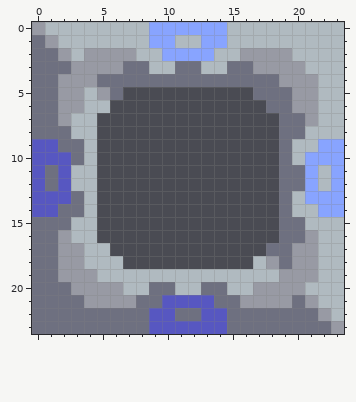
Two states of a pixel-art sprite, core/assets-raw/sprites/blocks/drills/oil-extractor.png. The picture above is the old version.
The file is 24x24 pixels.
After the commit:
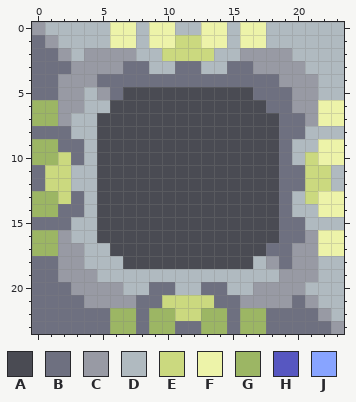
Palette (. is transparent): A #4a4b53  B #6e7080  C #989aa4  D #b0bac0  E #cbd97f  F #edf3a9  G #9cb664  H #5757c1  J #88a4ff
Diff:
@@ x 4..19 @@
- 0 DDDDDJJJJJJDDDDD
- 1 DDDDDJJDDJJDDDDD
- 2 CCCCDDJJJJDDCCCC
+ 0 DDFFDFFDDFFDFFDD
+ 1 DDFFDFFEEFFDFFDD
+ 2 CCCCDDEEEEDDCCCC
  3 CCCBBDDBBDDBBCCC
@@ x 0..23 @@
  5 BBCCDCBAAAAAAAAAABBBCCDD
- 6 BBCCDDAAAAAAAAAAAABBCCDD
- 7 BBCDDAAAAAAAAAAAAAABBCDD
+ 6 GGCCDDAAAAAAAAAAAABBCCFF
+ 7 GGCDDAAAAAAAAAAAAAABBCFF
  8 BBBDDAAAAAAAAAAAAAABBDDD
- 9 HHBBDAAAAAAAAAAAAAABDDJJ
-10 HHHBDAAAAAAAAAAAAAABDJJJ
-11 HBHDDAAAAAAAAAAAAAABBJDJ
-12 HBHDDAAAAAAAAAAAAAABBJDJ
-13 HHHBDAAAAAAAAAAAAAABDJJJ
-14 HHBBDAAAAAAAAAAAAAABDDJJ
+ 9 GGBBDAAAAAAAAAAAAAABDDFF
+10 GGEBDAAAAAAAAAAAAAABDEFF
+11 BEEDDAAAAAAAAAAAAAABBEED
+12 BEEDDAAAAAAAAAAAAAABBEED
+13 GGEBDAAAAAAAAAAAAAABDEFF
+14 GGBBDAAAAAAAAAAAAAABDDFF
 15 BBBDDAAAAAAAAAAAAAABBDDD
-16 BBCDDAAAAAAAAAAAAAABBCDD
-17 BBCCDDAAAAAAAAAAAABBCCDD
+16 GGCDDAAAAAAAAAAAAAABBCFF
+17 GGCCDDAAAAAAAAAAAABBCCFF
 18 BBCCDDDAAAAAAAAAADCBCCDD
@@ x 4..19 @@
 20 CCCDDBBDDBBDDCCC
-21 CCCCBBHHHHBBCCCC
-22 BBBBBHHBBHHBBBBB
-23 BBBBBHHHHHHBBBBB
+21 CCCCBBEEEEBBCCCC
+22 BBGGBGGEEGGBGGBB
+23 BBGGBGGBBGGBGGBB
Boxes around the changes in both pictures, in picture pixels (x1, y1, x2, y2):
changed: (110, 22, 266, 61)
changed: (32, 100, 71, 256)
changed: (305, 100, 344, 256)
changed: (110, 295, 266, 334)
